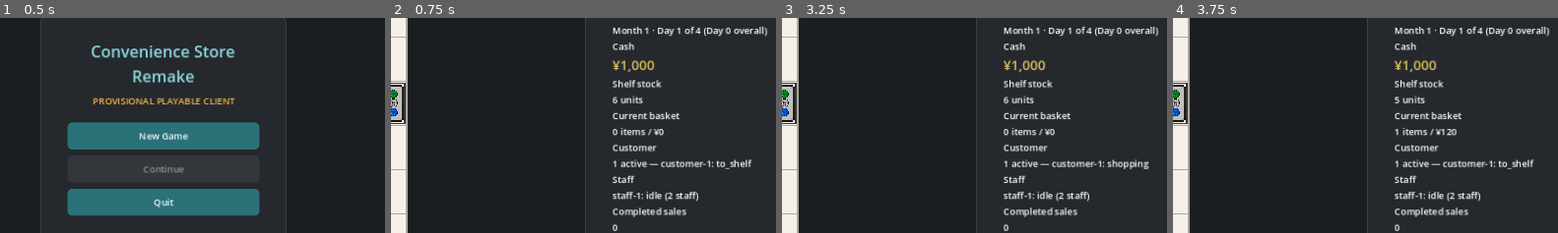
Above: before the commit, frames 1-4 (left to right).
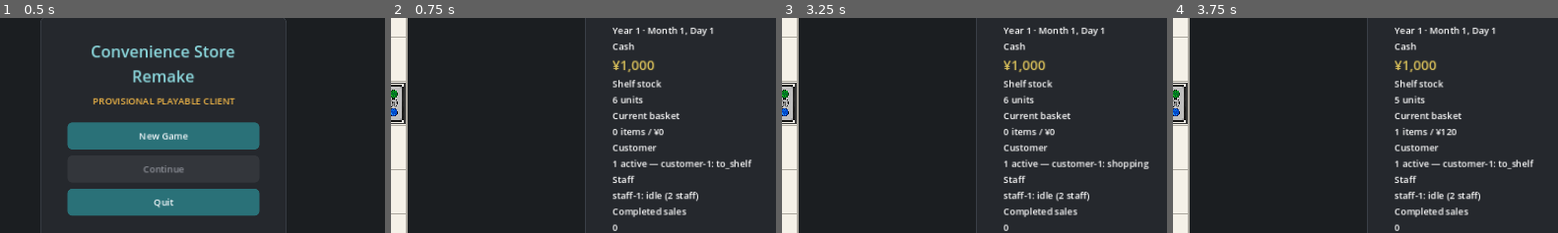
Above: after the commit, the same moments.

Repository: s1-1985/Covenience-store-remake
Game: Godot game, scene res://scenes/main_menu.tscn
Same seed, same stepped clock (60 frames per second), same inputs: the game is played once before the commit and once after it.
Inputs (mouse positions are % of the whole screen's width and height, from its top left):
- Up to frame 1 (0.5 s): no input
- Up to frame 2 (0.75 s): click "New Game" at 0.5 s
- Up to frame 3 (3.25 s): tap A at 1.25, 2, 2.75 s; move the mouse to (71, 45) at 1.27 s; click (71, 45) at 1.42 s; tap Space (ui_accept) at 1.52, 2.27 s; move the mouse to (28, 55) at 2.02 s; click (28, 55) at 2.17 s; move the mouse to (59, 27) at 2.77 s; click (59, 27) at 2.92 s
- Up to frame 4 (3.75 s): tap A at 3.5 s; move the mouse to (44, 71) at 3.52 s; click (44, 71) at 3.67 s
The pictures show only the part of the screen within x 28-78%, y 29-79%; the shares and areas given below are measured in that part.

Frame 1 is identical in both runs. In frame 2, 0.9% of the frame differs, in the area x 57-98%, y 3-9%; in frame 3, 0.9%; in frame 4, 0.9%.

Commit message:
Fix calendar format to match confirmed official year/month/day evidence (task #77)
The user directly asked whether recent UI work was still tracking a
faithful recreation. Checking found task #75's calendar format ("Month X
· Day Y of Z (Day N overall)") was invented without consulting
docs/research/official-screenshot-evidence-2026-09-05.md section 1,
which already had CONFIRMED_OFFICIAL/CONFIRMED_VISUAL evidence: the
official PS-version screenshot ss01 shows the date as "01年目01月01日"
(year/month/day), with no "day N of 4" or running total-day counter.

Fixed to "Year %d · Month %d, Day %d", reusing the existing
(month_count / MONTHS_PER_YEAR) + 1 year computation
_evaluate_terminal_state() already had. The month-internal day (1-4)
was already correct (REPRESENTATIVE_DAYS_PER_MONTH=4 is independently
CONFIRMED_OFFICIAL); only the missing Year and the invented "of 4
(Day N overall)" suffix were real gaps.

Also flagged, as a separate larger-scope follow-up: the same research
file documents the original's interior-editing top command structure as
five distinct commands (配置/移動/入れ替え/売却/終了), which this
client's own tap-to-select/relocate editor has never been reconciled
with.

Co-Authored-By: Claude Sonnet 5 <noreply@anthropic.com>
Claude-Session: https://claude.ai/code/session_01PXuqF9JKWmmXoEsxN531iJ

Diff:
--- a/game/scenes/main.tscn
+++ b/game/scenes/main.tscn
@@ -74,7 +74,7 @@
 text = "09:00"
 
 [node name="CalendarValue" type="Label" parent="UI/Panel/Margin/Scroll/VBox"]
-text = "Month 1 · Day 1 of 4 (Day 0 overall)"
+text = "Year 1 · Month 1, Day 1"
 
 [node name="CashTitle" type="Label" parent="UI/Panel/Margin/Scroll/VBox"]
 text = "Cash"
--- a/game/scripts/headless_smoke.gd
+++ b/game/scripts/headless_smoke.gd
@@ -2406,11 +2406,16 @@
     # directly rather than through _process(), so _refresh_ui() must be
     # called explicitly here to be sure the label is not stale.
     economy_ui_scene._refresh_ui()
-    var expected_calendar_text := "Month %d · Day %d of %d (Day %d overall)" % [
-        economy_ui_scene.simulation.month_count + 1,
+    # Task #77: the confirmed official PS-version screenshot (ss01, docs/
+    # research/official-screenshot-evidence-2026-09-05.md section 1) shows
+    # the date as year/month/day ("01年目01月01日"), not the month+day-of-4
+    # format task #75 originally invented without checking that evidence.
+    var expected_calendar_year: int = economy_ui_scene.simulation.month_count / economy_ui_scene.simulation.MONTHS_PER_YEAR + 1
+    var expected_calendar_month: int = economy_ui_scene.simulation.month_count % economy_ui_scene.simulation.MONTHS_PER_YEAR + 1
+    var expected_calendar_text := "Year %d · Month %d, Day %d" % [
+        expected_calendar_year,
+        expected_calendar_month,
         economy_ui_scene.simulation._days_completed_this_month + 1,
-        economy_ui_scene.simulation.REPRESENTATIVE_DAYS_PER_MONTH,
-        economy_ui_scene.simulation.day_count,
     ]
     if economy_ui_scene.calendar_label.text != expected_calendar_text:
         _fail("the calendar label must reflect the simulation's actual day/month progression")
--- a/game/scripts/main.gd
+++ b/game/scripts/main.gd
@@ -676,11 +676,26 @@
         return
     var snapshot: Dictionary = simulation.snapshot()
     clock_label.text = str(snapshot["clock_text"])
-    calendar_label.text = "Month %d · Day %d of %d (Day %d overall)" % [
-        int(snapshot["month_count"]) + 1,
+    # Task #77: task #75's original "Month X · Day Y of Z (Day N overall)"
+    # was invented without checking docs/research/official-screenshot-
+    # evidence-2026-09-05.md section 1, which already had CONFIRMED_
+    # OFFICIAL/CONFIRMED_VISUAL evidence for this: the official PS-version
+    # screenshot ss01 shows the date as "01年目01月01日" (year/month/day),
+    # not a bare month+day counter, and omits any "day N of 4" or running
+    # total. This client's own REPRESENTATIVE_DAYS_PER_MONTH=4 (also
+    # CONFIRMED_OFFICIAL, "1月=4日間×8") means the day this client actually
+    # simulates within a month IS 1-4, so showing days_completed_this_month
+    # + 1 as "Day" is the correct representative-day value, not an invented
+    # abstraction -- only the missing Year field and the extra "of 4 (Day N
+    # overall)" suffix (neither shown on the official screen) were the
+    # actual gaps. Kept in English rather than the screenshot's literal
+    # Japanese to stay consistent with the rest of this client's UI text.
+    var calendar_year: int = int(snapshot["month_count"]) / VerticalSliceSimulationScript.MONTHS_PER_YEAR + 1
+    var calendar_month_in_year: int = int(snapshot["month_count"]) % VerticalSliceSimulationScript.MONTHS_PER_YEAR + 1
+    calendar_label.text = "Year %d · Month %d, Day %d" % [
+        calendar_year,
+        calendar_month_in_year,
         int(snapshot["days_completed_this_month"]) + 1,
-        VerticalSliceSimulationScript.REPRESENTATIVE_DAYS_PER_MONTH,
-        int(snapshot["day_count"]),
     ]
     cash_label.text = "¥%s" % _format_integer(int(snapshot["cash_yen"]))
     stock_label.text = "%d units" % int(snapshot["stock_units"])
Not shown, changed: PROJECT_MEMORY.md
Not shown, added: docs/decisions/0147-calendar-format-official-screenshot-fix.md
Not shown, changed: reference_sim/tests/test_game_vertical_slice_contract.py
